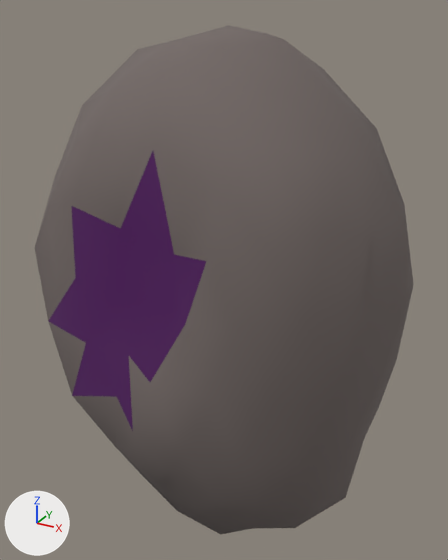
Two versions of the glTF model assets/asteroids/asteroid_sml_06.glb, one commit apart.
Rendered twice from a 50 mm lens placed at (1.13, -2.08, 1.21), pointed at (-0.05, 0.06, 0.14). The lights are fixed; the arrows at lower left show +X, +Y and +Z. The picture after the commit comes second.

In view in the first picture: 'asteroid_sml_06'.
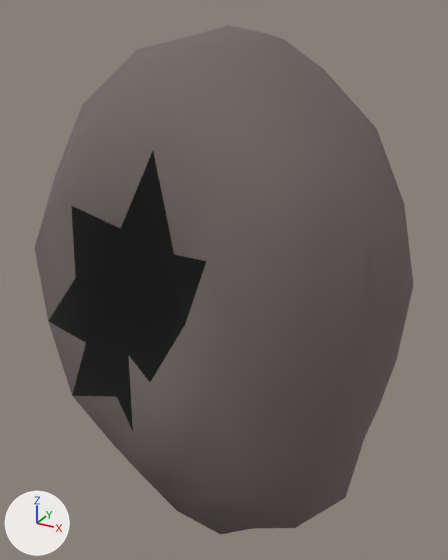
What differs and where, as boxes [x1, y1, x2, y2] in the pictures (448 x 560 px):
'asteroid_sml_06', recoloured, surface changed (darker): [47, 149, 208, 431] in both

What changed in the scene script:
```text
Change mat_crater_asteroid_sml_06:
    remove mat_crater_asteroid_sml_06.emission_color = (0.042, 0.0, 0.063)  # dark purple #3a0047
    remove mat_crater_asteroid_sml_06.emission_strength = 1.0
```
